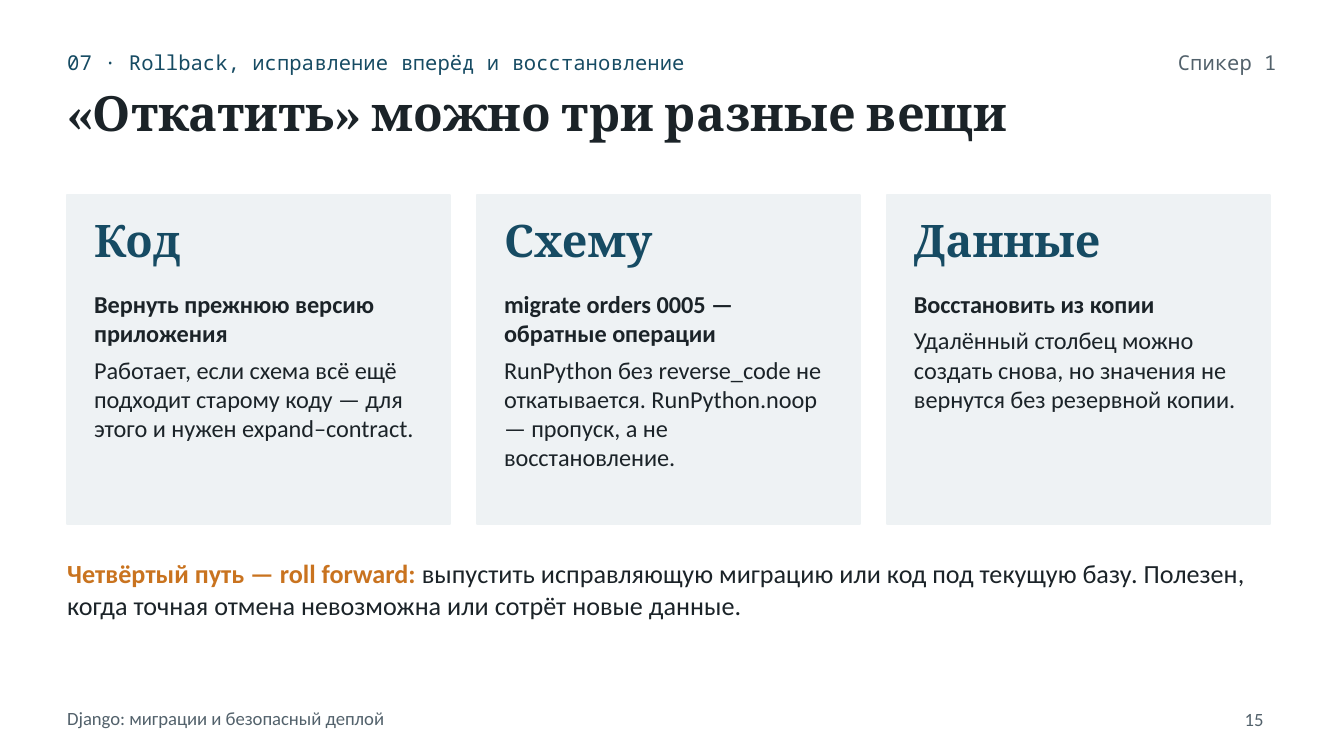
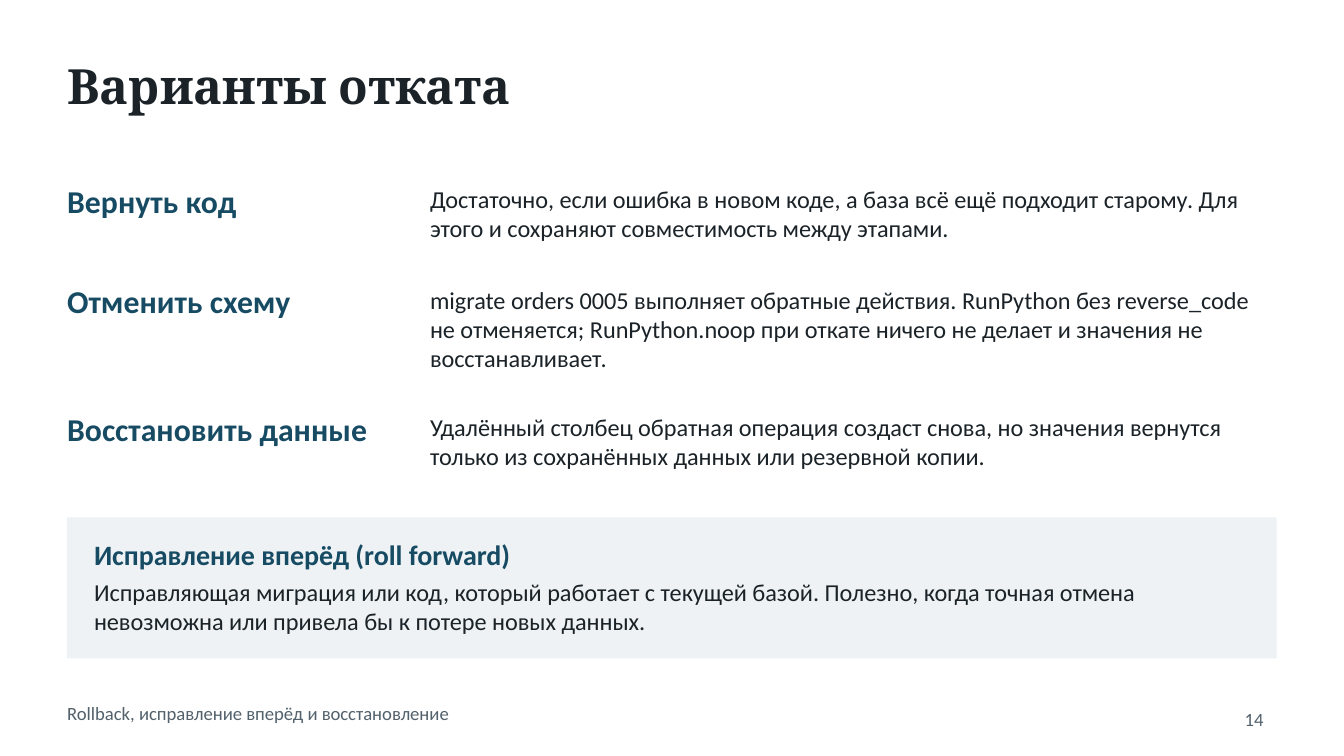
Before and after one commit to Aalerti/django-migrations-report, a slide deck: slide 14 of django_migrations_presentation.pptx (slide 15 before the commit). Drawn at 1344x756 pixels with LibreOffice and Linux fonts; fonts in the diff are those of the drawing. Boxes give left, top, right and bottom in pixels: in the first picture for what was removed or moved away, otherwise in the second. Text is boxed around its words. In the diff, an @@ line names an element or a change of style, - is before the commit and + after.

```diff
--- a/django_migrations_presentation.pptx
+++ b/django_migrations_presentation.pptx
@@ text removed at (x1=1178, y1=55, x2=1276, y2=75) @@
-Спикер 1
@@ title added at (x1=67, y1=69, x2=510, y2=116), 26 pt, text #1B2328, bold @@
+Варианты отката
@@ title removed at (x1=93, y1=96, x2=1007, y2=143) @@
-«Откатить» можно три разные вещи
@@ text at (x1=67, y1=192, x2=237, y2=218): text changed; size 24 to 17 pt; font Cambria to Calibri @@
-Код
+Вернуть код
@@ rectangle removed at (x1=67, y1=195, x2=450, y2=524) @@
@@ text added at (x1=430, y1=191, x2=1238, y2=241), 13 pt, text #1B2328 @@
+Достаточно, если ошибка в новом коде, а база всё ещё подходит старому. Для этого и сохраняют совместимость между этапами.
@@ rectangle removed at (x1=477, y1=195, x2=860, y2=524) @@
@@ rectangle removed at (x1=887, y1=195, x2=1270, y2=524) @@
@@ text at (x1=67, y1=292, x2=291, y2=318): text changed; size 24 to 17 pt; font Cambria to Calibri @@
-Схему
+Отменить схему
@@ text removed at (x1=94, y1=297, x2=413, y2=441) @@
-Вернуть прежнюю версию приложения
-Работает, если схема всё ещё подходит старому коду — для этого и нужен expand–contract.
@@ text at (x1=430, y1=292, x2=1249, y2=367): text changed @@
-migrate orders 0005 — обратные операции
-RunPython без reverse_code не откатывается. RunPython.noop — пропуск, а не восстановление.
+migrate orders 0005 выполняет обратные действия. RunPython без reverse_code не отменяется; RunPython.noop при откате ничего не делает и значения не восстанавливает.
@@ text at (x1=430, y1=419, x2=1221, y2=469): text changed @@
-Восстановить из копии
-Удалённый столбец можно создать снова, но значения не вернутся без резервной копии.
+Удалённый столбец обратная операция создаст снова, но значения вернутся только из сохранённых данных или резервной копии.
@@ text at (x1=67, y1=420, x2=367, y2=446): text changed; size 24 to 17 pt; font Cambria to Calibri @@
-Данные
+Восстановить данные
@@ rectangle added at (x1=67, y1=517, x2=1277, y2=659), fill #EEF2F4 @@
@@ text at (x1=94, y1=544, x2=1135, y2=634): text changed; size 14 to 13 pt @@
-Четвёртый путь — roll forward: выпустить исправляющую миграцию или код под текущую базу. Полезен, когда точная отмена невозможна или сотрёт новые данные.
+Исправление вперёд (roll forward)
+Исправляющая миграция или код, который работает с текущей базой. Полезно, когда точная отмена невозможна или привела бы к потере новых данных.
@@ text at (x1=67, y1=707, x2=449, y2=723): text changed; size 11 to 10 pt; font Noto Sans Mono to Calibri; text colour #164B63 to #52616B @@
-07 · Rollback, исправление вперёд и восстановление
+Rollback, исправление вперёд и восстановление
@@ text "Rollback, исправление вперёд и восстановление" at (x1=67, y1=707, x2=449, y2=723): vertical alignment middle to top @@
@@ text removed at (x1=67, y1=712, x2=385, y2=728) @@
-Django: миграции и безопасный деплой
@@ page number at (x1=1245, y1=714, x2=1264, y2=726): text changed @@
-15
+14
```
Also in this commit, not shown: 17 other slides changed, 2 slides added, 3 slides removed, 1 other file.
